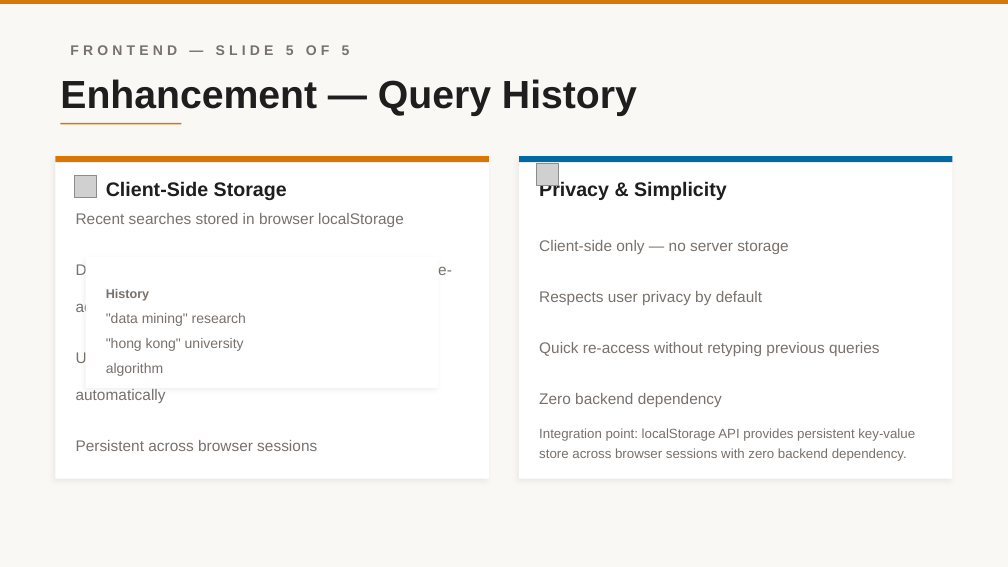
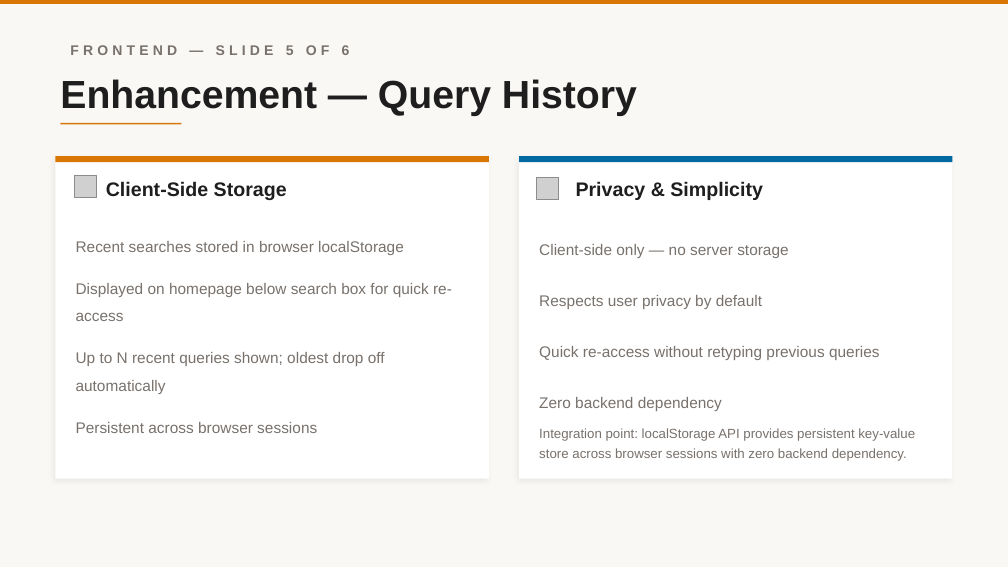
Before and after one commit to Kane-LI-0114/search-engine-project, a slide deck: slide 16 of CSIT5930_Search_Engine_New.pptx. Drawn at 1008x567 pixels with LibreOffice and Linux fonts; fonts in the diff are those of the drawing; grey boxes stand for pictures. Boxes give left, top, right and bottom in pixels: in the first picture for what was removed or moved away, otherwise in the second. Text is boxed around its words. In the diff, an @@ line names an element or a change of style, - is before the commit and + after.

```diff
--- a/CSIT5930_Search_Engine_New.pptx
+++ b/CSIT5930_Search_Engine_New.pptx
@@ text at <box>70,45,350,55</box>: text changed @@
-FRONTEND — SLIDE 5 OF 5
+FRONTEND — SLIDE 5 OF 6
@@ picture: place and size @@
-picture at <box>536,163,558,185</box>
+picture at <box>536,177,558,200</box>
@@ text "Privacy & Simplicity": place and size @@
-text "Privacy & Simplicity" at <box>539,181,727,200</box>
+text "Privacy & Simplicity" at <box>576,181,763,200</box>
@@ text "Recent searches stored in browser ..." at <box>76,241,452,433</box>: line spacing 2 to 1.5; vertical alignment middle to top @@
@@ text "Client-side only — no server ..." at <box>539,244,880,411</box>: vertical alignment middle to top @@
@@ rectangle removed at <box>86,257,438,388</box> @@
@@ text removed at <box>106,289,246,376</box> @@
-History
-"data mining" research
-"hong kong" university
-algorithm
```
Also in this commit, not shown: 4 other slides changed, 1 slide added.
